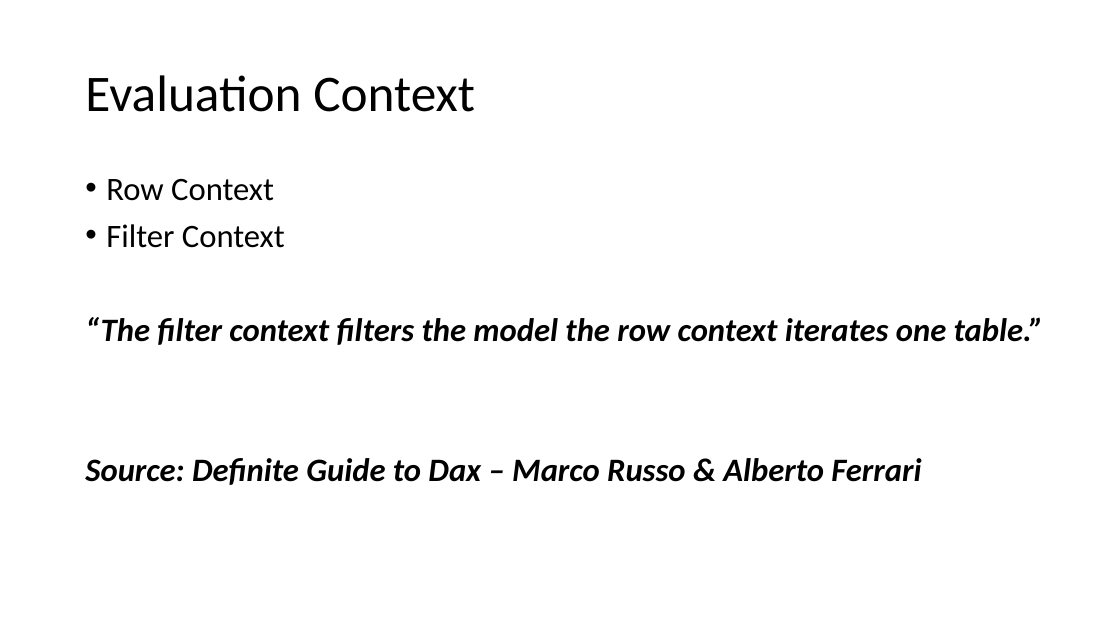
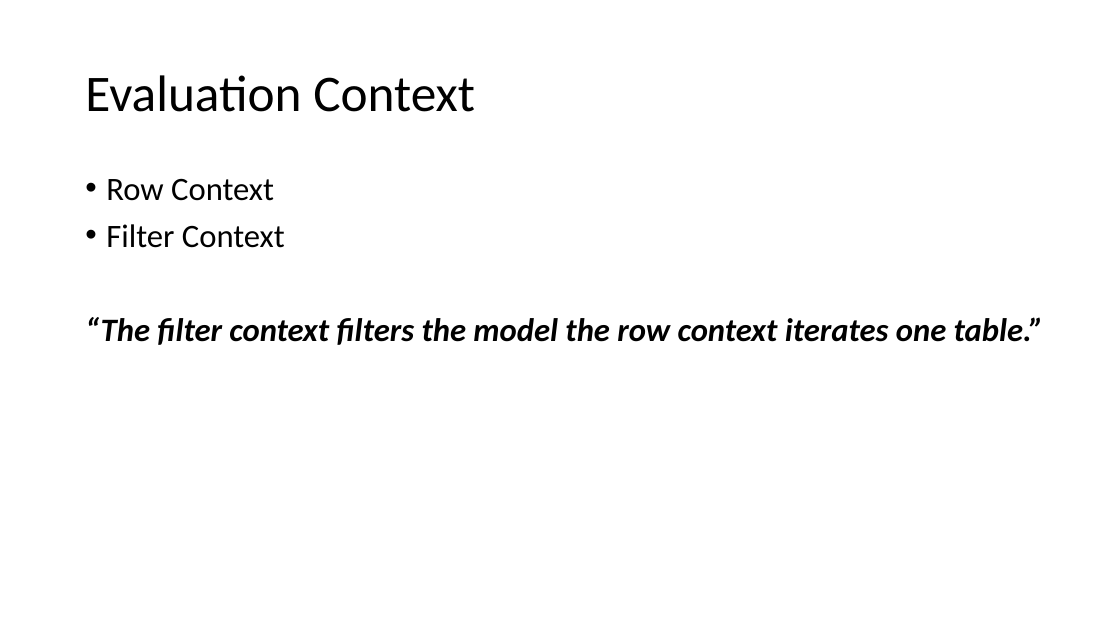
Before and after one commit to LukasSteindl/tabularmodelforfinance, a slide deck: slide 33 of Slides.pptx (slide 29 before the commit). Drawn at 1120x630 pixels with LibreOffice and Linux fonts; fonts in the diff are those of the drawing. Boxes give left, top, right and bottom in pixels: in the first picture for what was removed or moved away, otherwise in the second. Text is boxed around its words. In the diff, an @@ line names an element or a change of style, - is before the commit and + after.

```diff
--- a/Slides.pptx
+++ b/Slides.pptx
@@ text at <box>85,458,921,485</box>: paragraph removed @@
-Source: Definite Guide to Dax – Marco Russo & Alberto Ferrari
```
Also in this commit, not shown: 5 other slides changed, 5 slides added, 1 other file.
